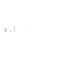
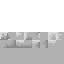
Layer changes from the first (64, 64) image to the second:
hid "boxtopping" over left=4, top=26, right=31, bottom=32
added layer "Layer 4" above "voidsolidbg" over left=0, top=32, right=64, bottom=64
